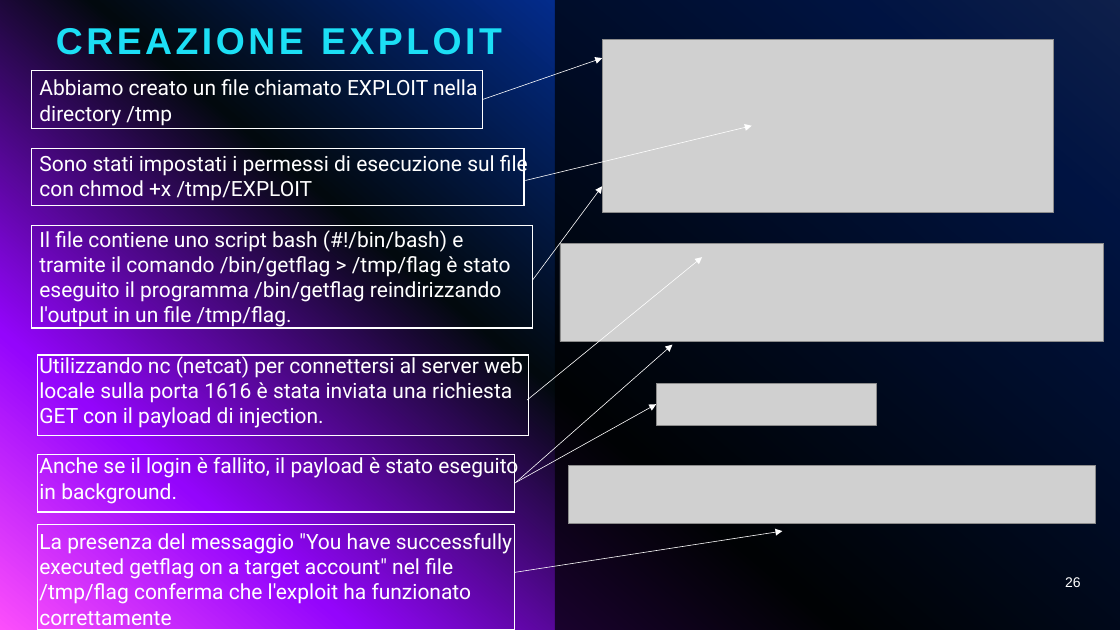
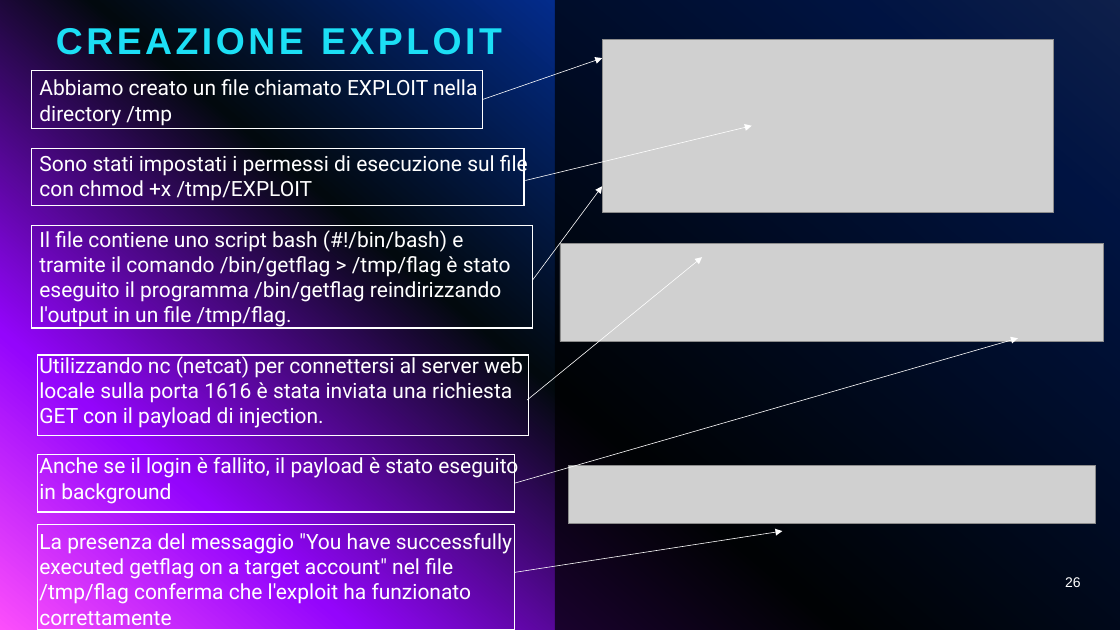
Before and after one commit to giorgiosiniscalchi/Nebula16-ITA, a slide deck: slide 26 of Presentazione Nebula16.pptx. Drawn at 1120x630 pixels with LibreOffice and Linux fonts; fonts in the diff are those of the drawing; grey boxes stand for pictures. Boxes give left, top, right and bottom in pixels: in the first picture for what was removed or moved away, otherwise in the second. Text is boxed around its words. In the diff, an @@ line names an element or a change of style, - is before the commit and + after.

```diff
--- a/Presentazione Nebula16.pptx
+++ b/Presentazione Nebula16.pptx
@@ arrow moved from (515, 483) - (656, 404) to (515, 483) - (1018, 339) @@
@@ arrow removed from (517, 482) to (673, 344) @@
@@ picture removed at <box>656,383,876,425</box> @@
@@ text at <box>39,454,518,504</box>: text changed @@
-Anche se il login è fallito, il payload è stato eseguito in background.
+Anche se il login è fallito, il payload è stato eseguito in background
```
Also in this commit, not shown: 6 other slides changed, 14 slides added, 1 slide removed.
